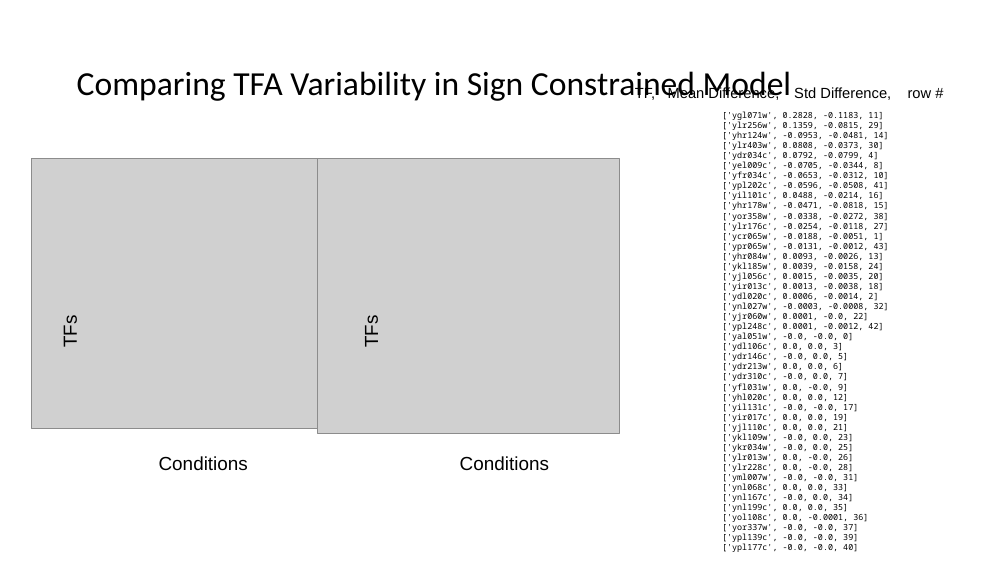
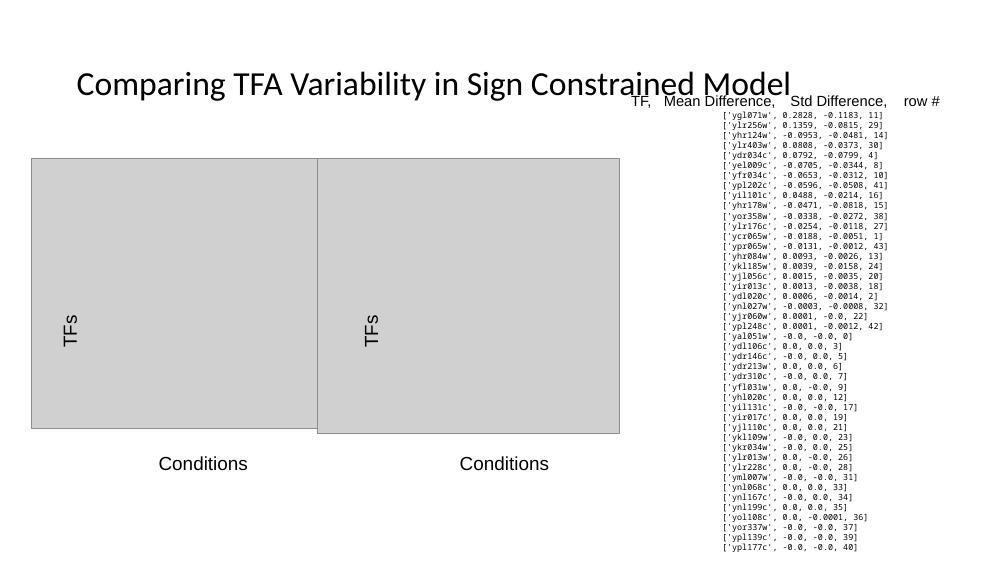
Before and after one commit to e-stan/BrentRotation, a slide deck: slide 4 of labMeeting10_9.pptx (slide 8 before the commit). Drawn at 1008x567 pixels with LibreOffice and Linux fonts; fonts in the diff are those of the drawing; grey boxes stand for pictures. Boxes give left, top, right and bottom in pixels: in the first picture for what was removed or moved away, otherwise in the second. Text is boxed around its words. In the diff, an @@ line names an element or a change of style, - is before the commit and + after.

```diff
--- a/labMeeting10_9.pptx
+++ b/labMeeting10_9.pptx
@@ text "TF, Mean Difference, Std Difference, ...": place and size @@
-text "TF, Mean Difference, Std Difference, ..." at box(635, 87, 932, 100)
+text "TF, Mean Difference, Std Difference, ..." at box(631, 95, 928, 108)
```
Also in this commit, not shown: 1 other slide changed, 4 other files.
